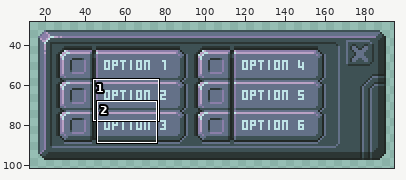
One commit to this pixel-art file: assets/ui/ui_split.aseprite. The first picture is a wide view before the edit; the outline marks the close-up.
Close-up. Before:
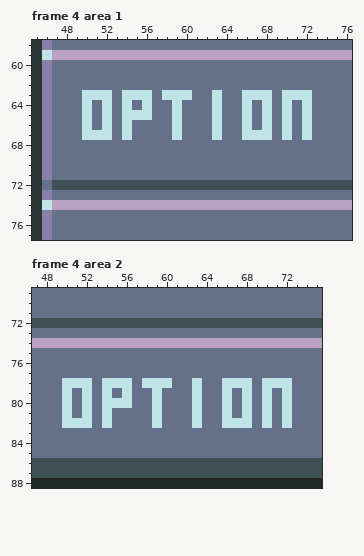
206x130 pixels, 5 frames. Shown: frame 4 area 1: x 45..76, y 58..77; frame 4 area 2: x 47..75, y 69..88. The wide view leaves out empty margins. The commit also changed other frames or places, which this record leaves out.
Once edited:
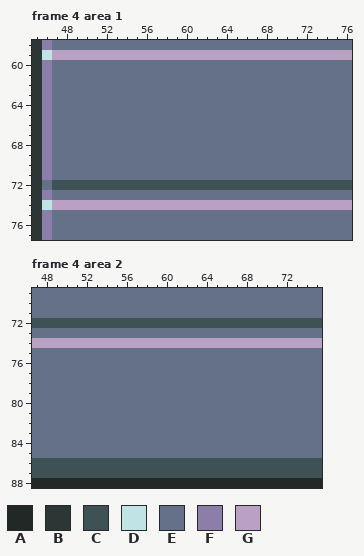
Palette (. is transparent): A #222825  B #2c3634  C #3e5154  D #bfe4e6  E #647188  F #8b7ea8  G #baa1c4
Edits made:
--- frame 4 area 1, layer "Text"
@@ x 45..76 @@
 62 BFEEEEEEEEEEEEEEEEEEEEEEEEEEEEEE
-63 BFEEEDDDEDDDEDDDEEDEEDDDEDDDEEEE
-64 BFEEEDEDEDEDEEDEEEDEEDEDEDEDEEEE
-65 BFEEEDEDEDDDEEDEEEDEEDEDEDEDEEEE
-66 BFEEEDEDEDEEEEDEEEDEEDEDEDEDEEEE
-67 BFEEEDDDEDEEEEDEEEDEEDDDEDEDEEEE
+63 BFEEEEEEEEEEEEEEEEEEEEEEEEEEEEEE
+64 BFEEEEEEEEEEEEEEEEEEEEEEEEEEEEEE
+65 BFEEEEEEEEEEEEEEEEEEEEEEEEEEEEEE
+66 BFEEEEEEEEEEEEEEEEEEEEEEEEEEEEEE
+67 BFEEEEEEEEEEEEEEEEEEEEEEEEEEEEEE
 68 BFEEEEEEEEEEEEEEEEEEEEEEEEEEEEEE
--- frame 4 area 2, layer "Text"
@@ x 47..75 @@
 77 EEEEEEEEEEEEEEEEEEEEEEEEEEEEE
-78 EEEDDDEDDDEDDDEEDEEDDDEDDDEEE
-79 EEEDEDEDEDEEDEEEDEEDEDEDEDEEE
-80 EEEDEDEDDDEEDEEEDEEDEDEDEDEEE
-81 EEEDEDEDEEEEDEEEDEEDEDEDEDEEE
-82 EEEDDDEDEEEEDEEEDEEDDDEDEDEEE
+78 EEEEEEEEEEEEEEEEEEEEEEEEEEEEE
+79 EEEEEEEEEEEEEEEEEEEEEEEEEEEEE
+80 EEEEEEEEEEEEEEEEEEEEEEEEEEEEE
+81 EEEEEEEEEEEEEEEEEEEEEEEEEEEEE
+82 EEEEEEEEEEEEEEEEEEEEEEEEEEEEE
 83 EEEEEEEEEEEEEEEEEEEEEEEEEEEEE
Changed places in both close-ups, as pixel boxes (x1, y1, x2, y2):
changed: (82, 90, 312, 140)
changed: (62, 378, 292, 428)
